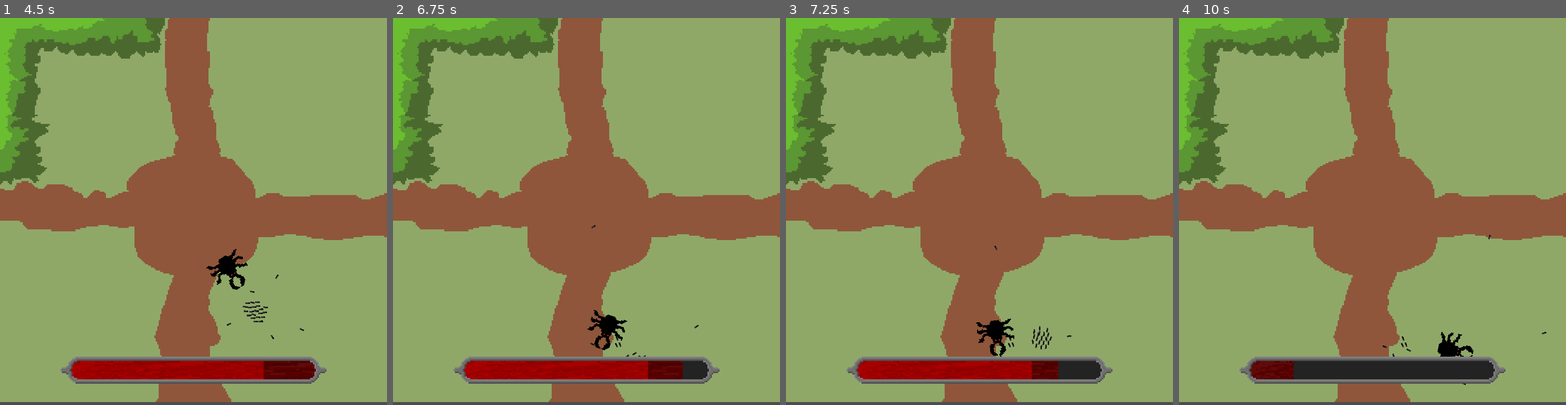
Above: before the commit, frames 1-4 (left to right).
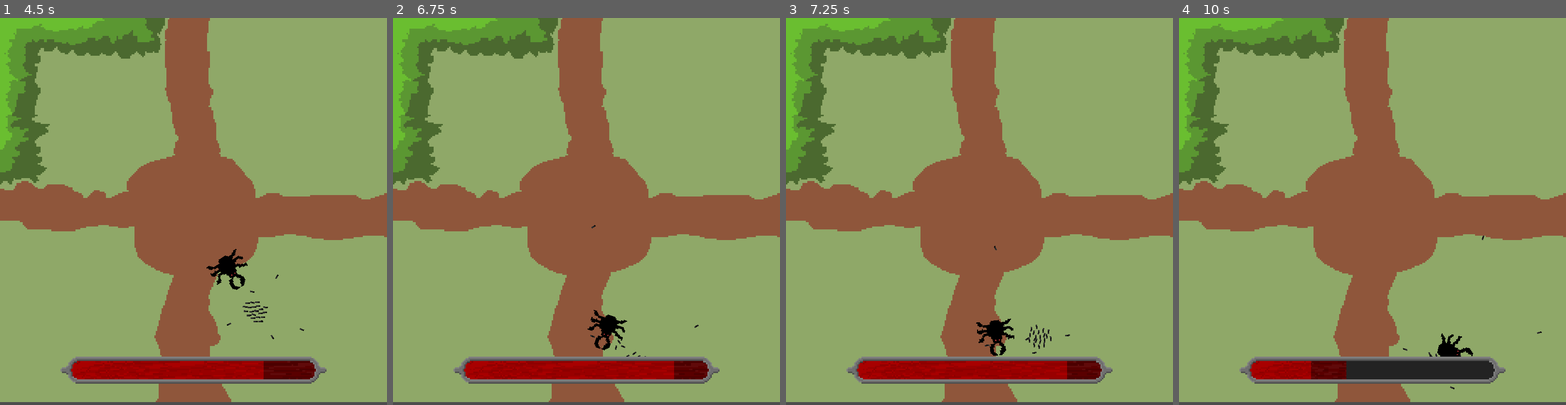
Above: after the commit, the same moments.

Repository: filvan1/LD56
Game: Godot game, scene res://scenes/main.tscn
Same seed, same stepped clock (60 frames per second), same inputs: the game is played once before the commit and once after it.
Inputs:
- Up to frame 1 (4.5 s): hold D (move_right) 0.53-1.28 s; tap one key every 0.75 s from 0.6 s: Down (aim_down) Left (aim_left) Right (aim_right) Up (aim_up) Down (aim_down) Left (aim_left); hold S (move_down) 1.28-2.03 s; hold D (move_right) 2.03-2.78 s; hold W (move_up) 2.78-3.53 s; hold A (move_left) from 3.53 s (still down)
- Up to frame 2 (6.75 s): release A (move_left) at 5.03 s; hold S (move_down) 5.03-5.78 s; tap Right (aim_right) at 5.1 s; hold D (move_right) 5.78-6.53 s; tap Up (aim_up) at 5.85 s; hold W (move_up) from 6.53 s (still down); tap Down (aim_down) at 6.6 s
- Up to frame 3 (7.25 s): keep holding W (move_up)
- Up to frame 4 (10 s): release W (move_up) at 7.28 s; hold D (move_right) 7.28-8.03 s; tap one key every 0.75 s from 7.35 s: Left (aim_left) Right (aim_right) Up (aim_up) Down (aim_down); hold S (move_down) 8.03-8.78 s; hold A (move_left) 8.78-9.53 s; hold W (move_up) from 9.53 s (still down)

Frame 1 is identical in both runs. In frame 2, 0.7% of the frame differs, in the area x 51-82%, y 79-94%; in frame 3, 1.0%; in frame 4, 1.3%, in the area x 18-95%, y 56-96%.

Commit message:
murdering implemented

Diff:
--- a/scripts/ant.gd
+++ b/scripts/ant.gd
@@ -4,7 +4,7 @@
 @onready var sprite = $AnimatedSprite2D
 @export var trajectory: Curve
 
-enum AntState { SWARMING, YEETING, HOMING }
+enum AntState { SWARMING, YEETING, HOMING, MURDERING}
 
 var state = AntState.SWARMING
 
@@ -16,6 +16,14 @@
 var t: float = 0.0
 
 var alive = true
+
+var current_enemy: Enemy
+var murder_target_position: Vector2
+var murder_target_position_offset: Vector2
+var murder_timer = 0.0
+var current_tick_number = 0
+const max_damage_ticks = 5
+const tick_time = 0.5
 
 # Called when the node enters the scene tree for the first time.
 func _ready() -> void:
@@ -33,10 +41,7 @@
 			position.y -= trajectory.sample(t)
 			rotation += delta
 
-	if state == AntState.HOMING or not alive:
-		$CollisionShape2D.disabled = true
-	else:
-		$CollisionShape2D.disabled = false
+		$CollisionShape2D.disabled = state == AntState.HOMING or state == AntState.MURDERING or not alive
 
 func _land():
 	state = AntState.HOMING
@@ -55,6 +60,25 @@
 		sprite.play("idle")
 		return
 
+	if state == AntState.MURDERING:
+		murder_timer += delta
+		global_position = current_enemy.global_position - murder_target_position_offset.rotated(current_enemy.rotation)
+
+		if murder_timer > tick_time:
+			current_enemy._take_damage(10.0)
+			current_tick_number += 1
+			murder_timer = 0
+			print("murder")
+
+		if current_tick_number >= max_damage_ticks:
+
+			current_enemy = null
+			state = AntState.HOMING
+			murder_timer = 0
+			current_tick_number = 0
+
+
+
 	if state == AntState.SWARMING or state == AntState.HOMING:
 		var speed = new_velocity.length()
 		velocity = new_velocity
@@ -70,5 +94,14 @@
 		else:
 			sprite.play("idle")
 
+func stop_murder():
+	print("murder done")
+	current_enemy = null
+	state = AntState.HOMING
+
 func on_hit(enemy: Enemy):
-	pass
+	current_enemy = enemy
+	current_enemy.died.connect(stop_murder)
+	murder_target_position_offset = enemy.global_position - global_position
+	print(murder_target_position_offset)
+	state = AntState.MURDERING
--- a/scripts/beetle.gd
+++ b/scripts/beetle.gd
@@ -28,7 +28,7 @@
 	CurrentState = EnemyState.IDLE
 
 func _process(delta: float) -> void:
-
+	super._process(delta)
 
 	match(CurrentState):
 		EnemyState.NONE: pass
@@ -41,7 +41,6 @@
 
 					if(move_counter < 1.0):
 						rotation = rotate_toward(rotation, rotation + 90 * move_dir, delta * 2.0)
-						#rotate_towards_point(player.global_position, delta)
 					elif(move_counter > 1.5):
 						p0 = global_position
 						p1 = p0 + Vector2(20.0, 0.0).rotated(rotation)
@@ -65,7 +64,8 @@
 				AttackingStates.WINDUP:
 					attack_counter += delta
 					target_angle_diff = rotate_towards_point(player.global_position, delta * 2.0)
-					global_position = get_bezier_position(attack_start_pos, attack_start_pos - (player.global_position - global_position).normalized(), attack_start_pos - 5.0 * (player.global_position - global_position).normalized(), attack_counter / 2)
+					var target_dir = (player.global_position - global_position).normalized()
+					global_position = get_bezier_position(attack_start_pos, attack_start_pos - target_dir, attack_start_pos - 5.0 * target_dir, attack_counter / 2)
 					if(target_angle_diff < 0.01 && attack_counter > 2.0):
 						attack_counter = 0
 						attack_start_pos = global_position
@@ -117,10 +117,3 @@
 
 func _lethal() -> bool:
 	return current_attack_state == AttackingStates.CHARGING
-
-func _on_collider_body_entered(body: Node2D) -> void:
-	if is_instance_of(body, Ant):
-		if body.state == Ant.AntState.YEETING:
-			body.on_hit(self)
-		elif _lethal():
-			body.die()
--- a/scripts/enemy.gd
+++ b/scripts/enemy.gd
@@ -1,4 +1,6 @@
 class_name Enemy extends Node2D
+
+signal died
 
 enum EnemyState {NONE, IDLE, MOVING, ATTACKING}
 @export var CurrentState = EnemyState.NONE
@@ -10,6 +12,9 @@
 @onready var player: Node2D = $"../Player/Control"
 @onready var collider = $Collider
 
+var alive = true
+var health = 100.0
+
 # Called when the node enters the scene tree for the first time.
 func _ready() -> void:
 	pass # Replace with function body.
@@ -19,8 +24,9 @@
 
 # Called every frame. 'delta' is the elapsed time since the previous frame.
 func _process(_delta: float) -> void:
-	pass
-
+	if not alive:
+		died.emit()
+		queue_free()
 
 func get_bezier_position(start_pos: Vector2, control_pos: Vector2, end_pos: Vector2, t: float) -> Vector2:
 	return (1 - t) * ((1 - t) * start_pos + t * control_pos) + t * ((1 - t) * control_pos + t * end_pos)
@@ -41,3 +47,23 @@
 	rotation = rotate_toward(rotation, target_angle, t)
 
 	return absf(angle_difference(rotation, target_angle))
+
+func _lethal() -> bool:
+	return false
+
+func _on_collider_body_entered(body: Node2D) -> void:
+	if is_instance_of(body, Ant):
+		if body.state == Ant.AntState.YEETING:
+			body.on_hit(self)
+		elif _lethal():
+			body.die()
+
+func die():
+	alive = false
+
+func _take_damage(amount: float):
+	print("ow")
+	health -= amount
+	print(health)
+	if(health <= 0.0):
+		die()
